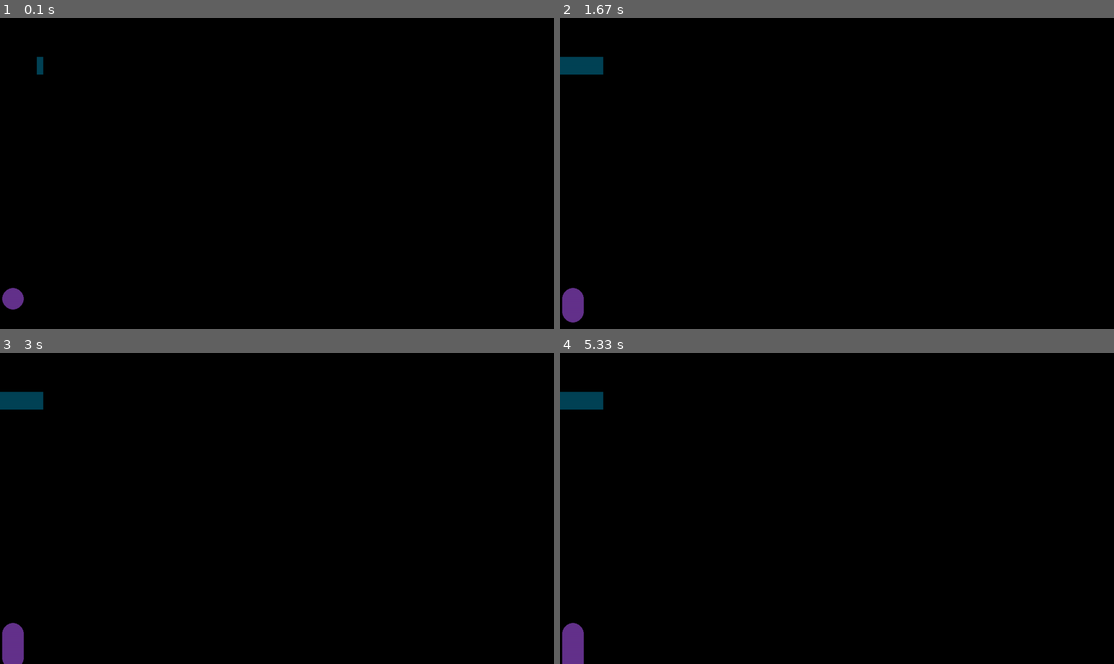
Above: before the commit, frames 1-4 (two rows, left to right).
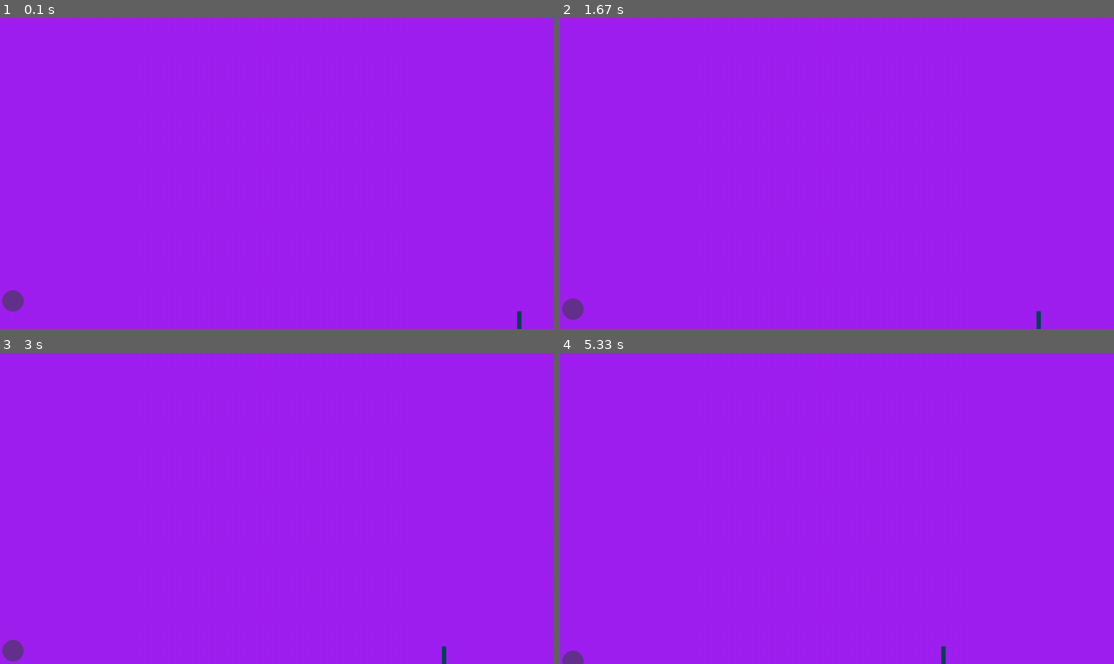
Above: after the commit, the same moments.

Repository: livebaggerud/mappeinnlevering-Live
Game: pygame game, started from pygame/hoppespill_m_arv/figur.py
Two runs of this game, one before a commit and one after it. Both use one fixed random seed, a clock stepped at 60 frames per second and the inputs below.
Inputs:
- Up to frame 1 (0.1 s): no input
- Up to frame 2 (1.67 s): tap Space at 0.33, 0.73, 1.03, 1.23, 1.57 s
- Up to frame 3 (3 s): tap Space at 1.87, 2.07, 2.37, 2.63, 2.97 s
- Up to frame 4 (5.33 s): tap Space at 3.27, 3.4, 3.8, 4.1, 4.47, 4.87, 5.17 s

The runs differ from the first frame. In frame 1, 100% of the frame differs, in the area x 0-100%, y 0-100%; in frame 2, 100%; in frame 3, 100%; in frame 4, 100%.

Commit message:
Update figur.py

Diff:
--- a/pygame/hoppespill_m_arv/figur.py
+++ b/pygame/hoppespill_m_arv/figur.py
@@ -12,6 +12,7 @@
         super().__init__(x, y)
         self._fartY = fartY
         self._hoyde = randint(20,100)
+        self._y = 720 - self._hoyde
         self._bredde = 10
 
     def tegn(self, vindu):
@@ -29,10 +30,10 @@
         pg.draw.circle(vindu, (100,50,140), (self._x, self._y), 25)
 
     def hopp(self):
-        self._y += 2
+        self._y -= 5
 
     def fall(self):
-        self._y -= 2
+        self._y += 1
 
     def er_over_hinder(self):
         pass
@@ -47,7 +48,7 @@
 hindere = []
 
 for i in range(3):
-    nytt_hinder = Hinder(90,90,90)
+    nytt_hinder = Hinder(1200,650,90)
     hindere.append(nytt_hinder)
 
 while running:
@@ -57,6 +58,9 @@
         if event.type == pg.QUIT:
             running = False
 
+
+    # fill the screen with a color to wipe away anything from last frame
+    screen.fill("purple")
     spiller.tegn(screen)
 
     for hinder in hindere:
@@ -64,8 +68,8 @@
         hinder.flytt_venstre()
 
 
-    # fill the screen with a color to wipe away anything from last frame
-    #screen.fill("purple")
+
+
 
     # LAG SPILLET DIT HER:
 
@@ -73,6 +77,8 @@
     if keys[pg.K_SPACE]:
         spiller.hopp()
 
+    spiller.fall()
+
     # flip() the display to put your work on screen
     pg.display.flip()
 
